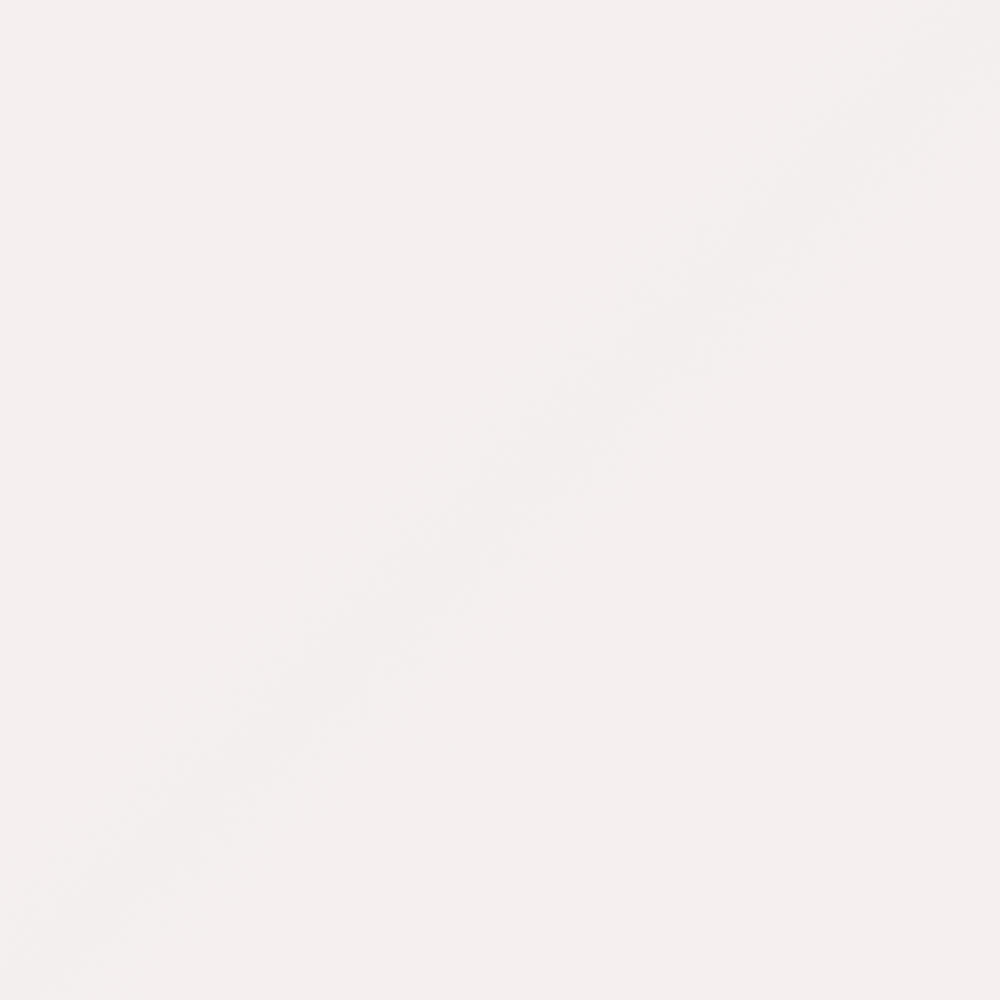
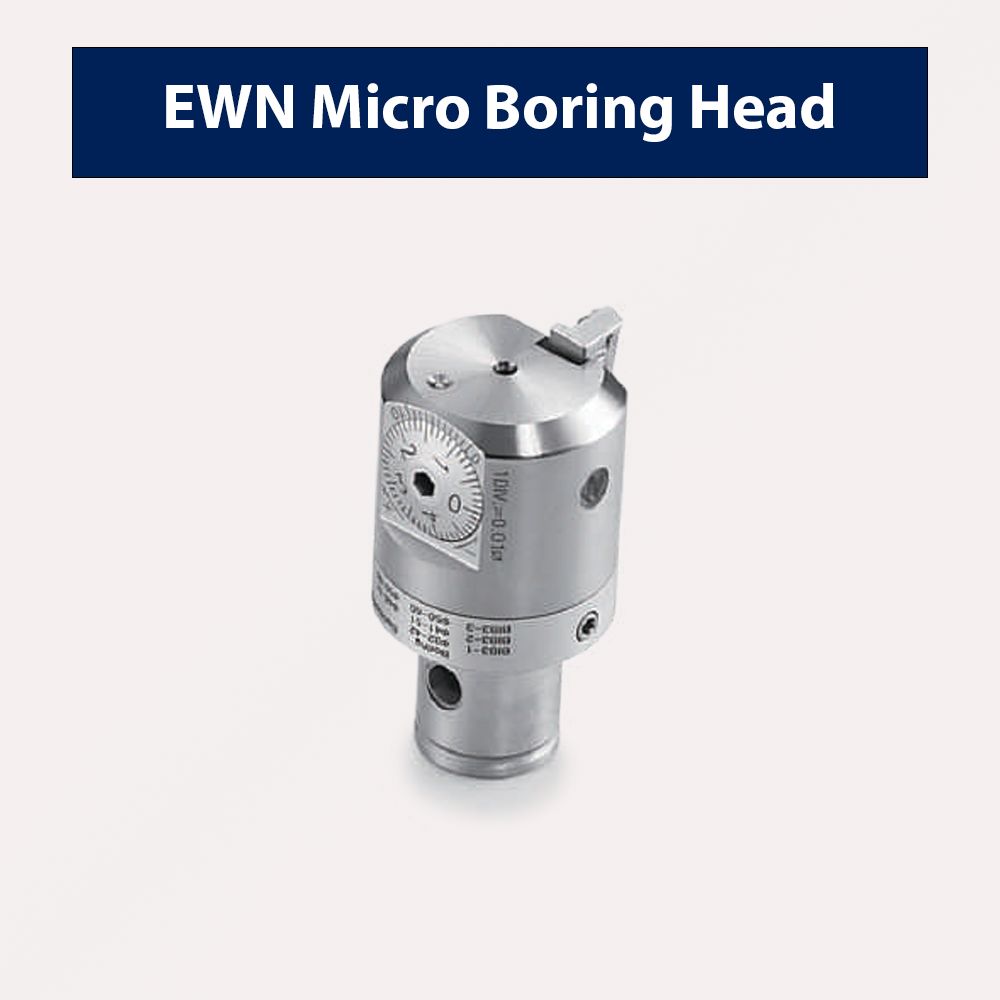
Two versions of the same layered image (1000x1000). Layer-by-layer changes:
renamed "CBH Large-Diameter Fine Boring Head" to "EWN Micro Boring Head", showed it, painted on it over <box>94,83,907,142</box>
showed "Rectangle 1" over <box>72,47,928,178</box>
added layer "sp" (1st of 2, in "ewn" › "hinh-dai-dien copy" › "anh-san-pham") in group "anh-san-pham" over <box>368,303,629,827</box>
hid group "chi-tiet" (3 layers) over <box>72,103,883,827</box>